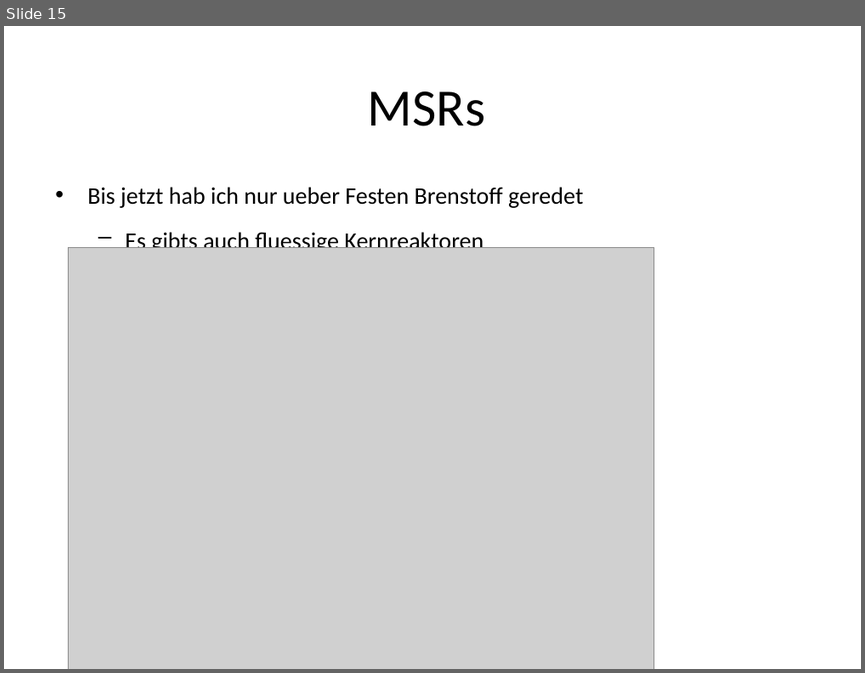
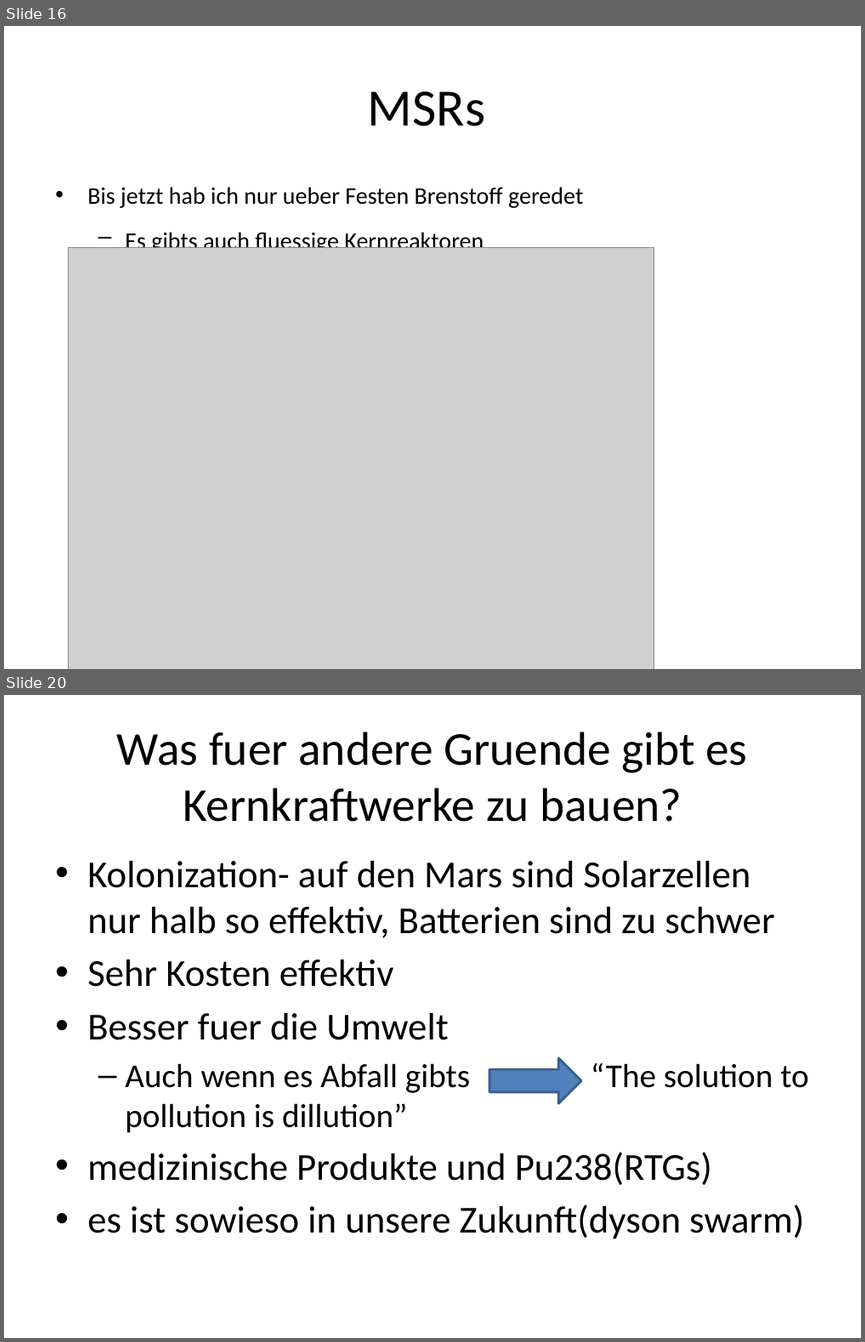
Before and after one commit to EnemyoftheFarmer/Thorium-Presentation, a slide deck: Thorium Reactors.pptx. Shown one above the other, each under a label of ours: slide 15 before the commit, slides 16 and 20 after it; the slides between them are not shown. The pictures are 865x673 and 865x1342 pixels, drawn with LibreOffice and Linux fonts; fonts in the diff are those of the drawing; grey boxes stand for pictures. Boxes give left, top, right and bottom in pixels: in the first picture for what was removed or moved away, otherwise in the second. Text is boxed around its words. In the diff, an @@ line names an element or a change of style, - is before the commit and + after.

```diff
--- a/Thorium Reactors.pptx
+++ b/Thorium Reactors.pptx
@@ slide 20 added at bbox=[4, 695, 861, 1338], background #FFFFFF @@
@@ title added at bbox=[117, 732, 747, 822], 39.6 pt, text #000000 @@
+Was fuer andere Gruende gibt es Kernkraftwerke zu bauen?
@@ text added at bbox=[87, 861, 808, 1239], 32 pt, text #000000 @@
+• Kolonization- auf den Mars sind Solarzellen nur halb so effektiv, Batterien sind zu schwer
+• Sehr Kosten effektiv
+• Besser fuer die Umwelt
+  – Auch wenn es Abfall gibts “The solution to pollution is dillution”
+• medizinische Produkte und Pu238(RTGs)
+• es ist sowieso in unsere Zukunft(dyson swarm)
@@ right arrow added at bbox=[490, 1058, 581, 1104], fill #4F81BD, outline #3A5F8C 2 pt @@
@@ what was slide 15 is now slide 16 @@
```
Also in this commit, not shown: 3 slides changed, 3 other slides added.
